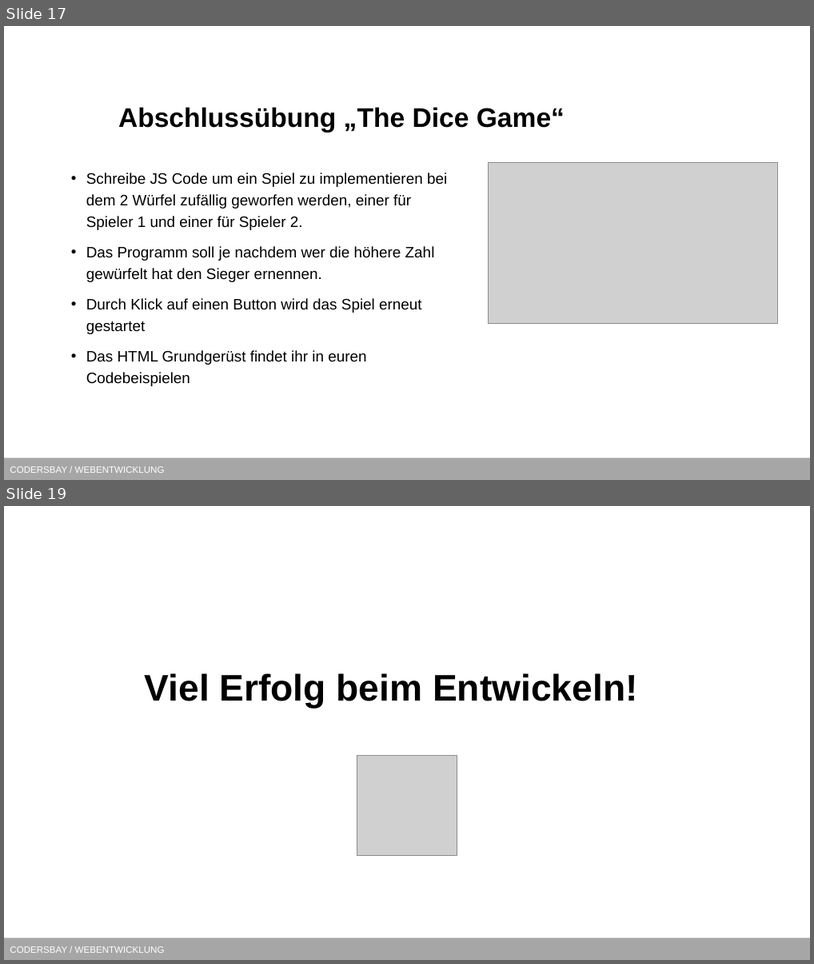
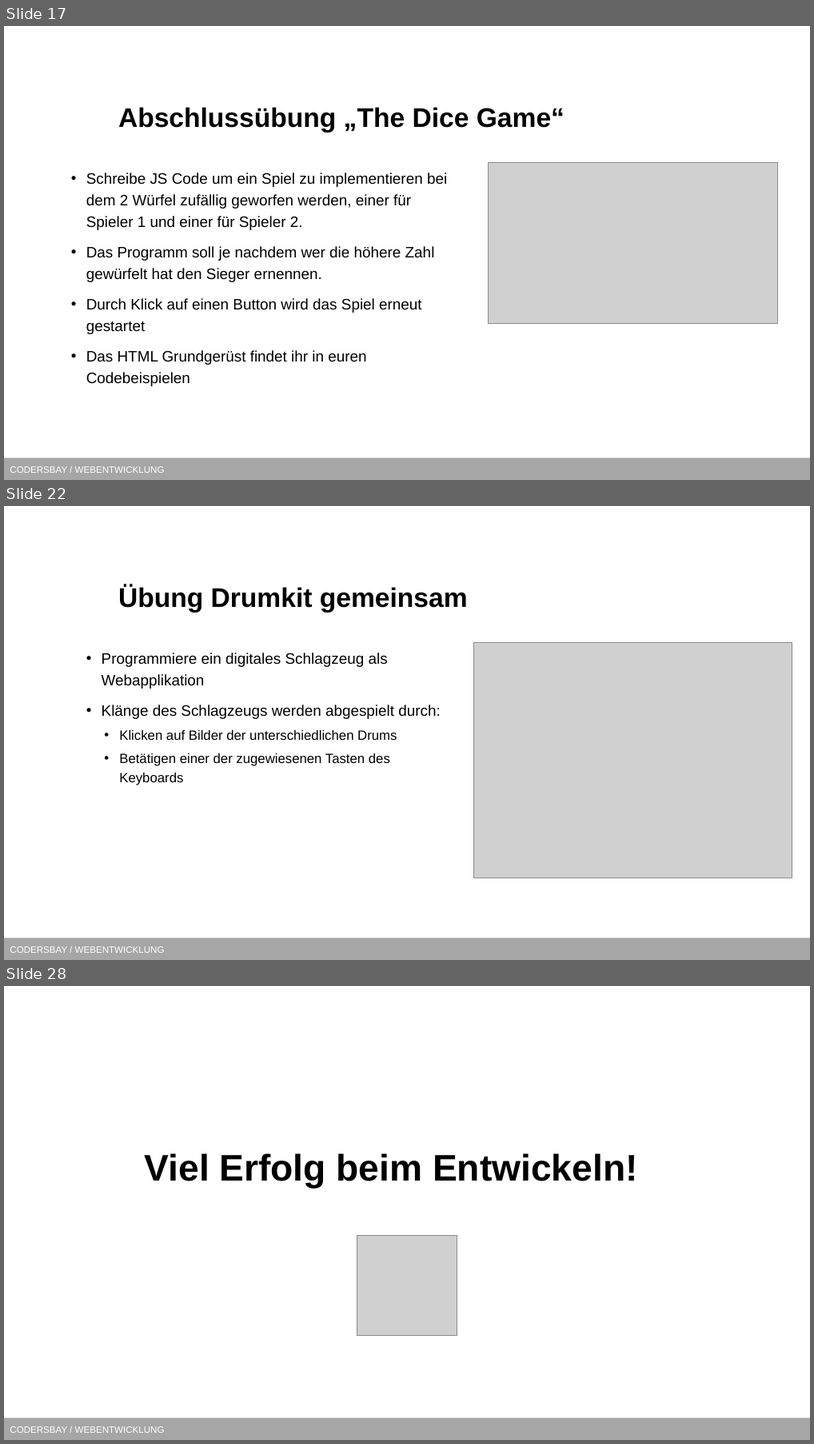
Before and after one commit to kodo89/Webentwicklung_23_24, a slide deck: 7. Javascript/Slides/DOM.pptx. Shown one above the other, each under a label of ours: slides 17 and 19 before the commit, slides 17, 22 and 28 after it; the slides between them are not shown. The pictures are 814x964 and 814x1444 pixels, drawn with LibreOffice and Linux fonts; fonts in the diff are those of the drawing; grey boxes stand for pictures; background and template pictures are left out. Boxes give left, top, right and bottom in pixels: in the first picture for what was removed or moved away, otherwise in the second. Text is boxed around its words. In the diff, an @@ line names an element or a change of style, - is before the commit and + after.

```diff
--- a/7. Javascript/Slides/DOM.pptx
+++ b/7. Javascript/Slides/DOM.pptx
@@ slide 22 added at <box>4,506,810,960</box>, background #FFFFFF; not listed: 1 template element that a slide beside it also shows @@
@@ title added at <box>118,585,468,612</box>, 32 pt, text #000000, bold @@
+Übung Drumkit gemeinsam
@@ picture added at <box>474,642,792,877</box> @@
@@ text added at <box>102,652,440,785</box>, 18 pt, text #000000 @@
+• Programmiere ein digitales Schlagzeug als Webapplikation
+• Klänge des Schlagzeugs werden abgespielt durch:
+  • Klicken auf Bilder der unterschiedlichen Drums
+  • Betätigen einer der zugewiesenen Tasten des Keyboards
@@ what was slide 19 is now slide 28 @@
```
Also in this commit, not shown: 5 slides changed, 8 other slides added.
